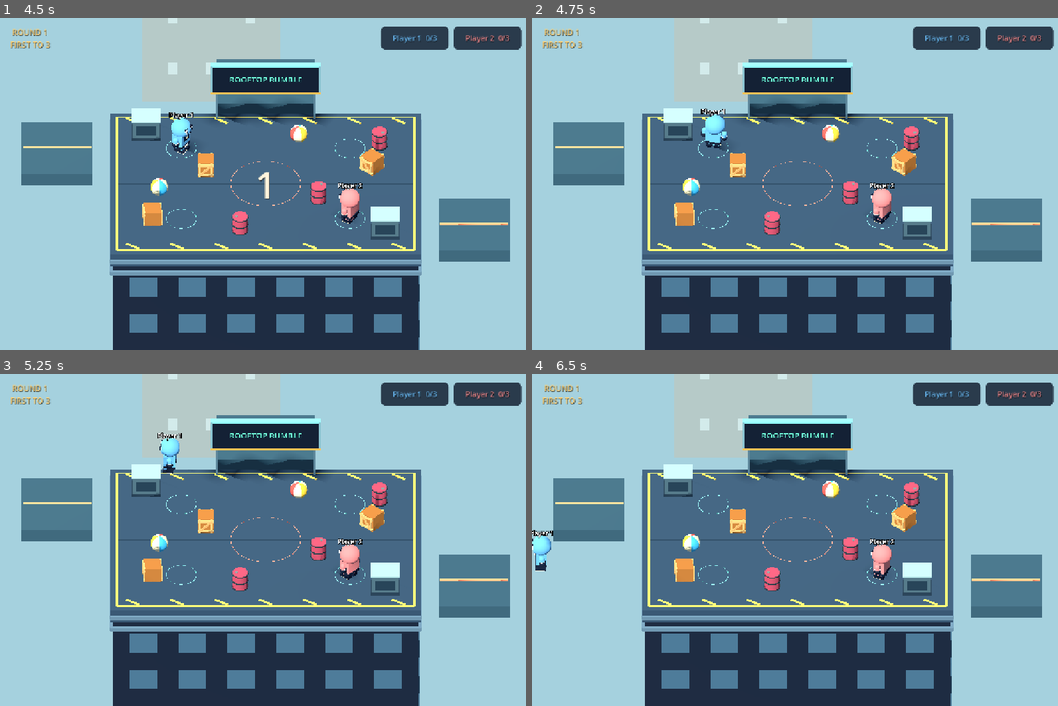
Above: before the commit, frames 1-4 (two rows, left to right).
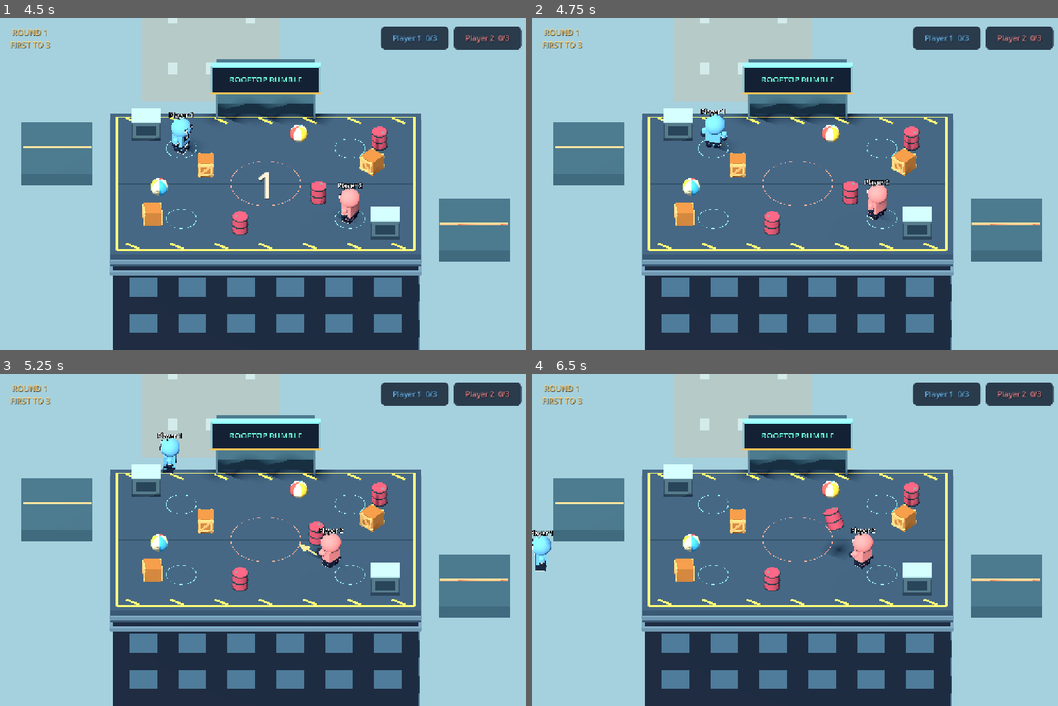
Above: after the commit, the same moments.

Repository: PuvaanRaaj/rooftop-rumble
Game: Godot game, scene res://scenes/main.tscn
The game is run twice, just before and just after one commit, with the same random seed, the same clock (stepped at 60 frames per second) and the same inputs.
Inputs (mouse positions are in pixels of both pictures, inside the frame that each line leads up to):
- Up to frame 1 (4.5 s): click "LET'S RUMBLE" at 0.5 s; click "START MATCH" at 1.25 s; tap Enter at 2, 4.25 s; move the mouse to (383, 167) at 2.02 s; hold D 2.03-2.78 s; hold F 2.03-2.78 s; click (383, 167) at 2.17 s; tap Space at 2.27, 3.02, 3.5 s; move the mouse to (157, 200) at 2.77 s; hold S 2.78-3.53 s; tap G at 2.85 s; move the mouse to (320, 110) at 3.52 s; hold D 3.53-4.28 s; hold E 3.53-4.28 s; move the mouse to (236, 250) at 4.27 s; hold W from 4.28 s (still down); tap Shift at 4.35 s; click (236, 250) at 4.42 s
- Up to frame 2 (4.75 s): keep holding W; tap Space at 4.52 s
- Up to frame 3 (5.25 s): move the mouse to (426, 589) at 5.02 s; release W at 5.03 s; hold A from 5.03 s (still down); hold K from 5.03 s (still down)
- Up to frame 4 (6.5 s): keep holding A; tap Space at 5.27, 6.02 s; move the mouse to (637, 490) at 5.77 s; release K at 5.78 s; tap L at 5.85 s

Frame 1 is identical in both runs. In frame 2, 0.4% of the frame differs, in the area x 61-69%, y 48-62%; in frame 3, 1.1%; in frame 4, 1.2%, in the area x 55-69%, y 40-63%.

Commit message:
feat(ai): make opponents commit to natural action plans
Restore normal movement speed and replace direct pursuit with prop seeking, attack preparation, committed aim, hesitation, sidesteps, and recovery. Use single player actions so dodges and interrupted pickups create real mistakes.

Validate full-speed parity, physical pickup/throw, dodgable aim, exclusive actions, and invalid target cleanup with 24 natural CPU checks. Full CPU matches and gameplay regressions passed.

Rollback: revert commit to restore previous beginner pacing.
Risk-Level: medium
AI-Agent: Codex (GPT-6)

Diff:
--- a/scripts/ai/bot_controller.gd
+++ b/scripts/ai/bot_controller.gd
@@ -1,45 +1,136 @@
 class_name RumbleBot
 extends RefCounted
-const MOVE_STRENGTH := 0.5
-const COMFORT_DISTANCE := 1.4
-const RETREAT_DISTANCE := 0.9
-var opening_time := 2.0
-var decision_time := 1.4
-var rest_time := 0.0
+
+# Plans remember positions, not the opponent's live input or velocity.
+enum Intent { ASSESS, SEEK_PROP, APPROACH_FIGHTER, ATTACK_WINDUP, AIM_THROW, RECOVER, REPOSITION }
+const MOVE_STRENGTH := 1.0
+var intent := Intent.ASSESS
+var intent_time := 0.0
+var destination := Vector3.ZERO
+var aim := Vector3.FORWARD
+var planned_action := "punch"
+var target: RumblePlayer
+var prop_target: RumbleProp
+var pickup_plan := false
+
 func sample(player: RumblePlayer, arena: RooftopArena, delta: float) -> Dictionary:
-	opening_time = maxf(0, opening_time - delta)
-	rest_time = maxf(0, rest_time - delta)
-	var target: RumblePlayer
+	var actions := {"move": Vector2.ZERO, "jump": false, "punch": false, "shove": false, "grab": false}
+	if not player.alive or not player.active: return actions
+	# Interrupted plans cannot fight stun or the existing throw animation.
+	if player.stun > 0 or player.throw_time >= 0 or player.followthrough > 0:
+		intent = Intent.RECOVER
+		intent_time = randf_range(0.3, 0.55)
+		return actions
+	intent_time -= delta
+	if is_instance_valid(player.grabbed_by):
+		if intent_time <= 0:
+			actions["punch"] = true
+			intent_time = randf_range(0.35, 0.65)
+		intent = Intent.RECOVER
+		return actions
+	if intent == Intent.SEEK_PROP and not _available_prop(prop_target, arena):
+		intent = Intent.ASSESS
+	if intent == Intent.ATTACK_WINDUP and pickup_plan and not _available_prop(prop_target, arena):
+		intent = Intent.ASSESS
+	if intent in [Intent.APPROACH_FIGHTER, Intent.ATTACK_WINDUP, Intent.AIM_THROW] and not _valid_target():
+		intent = Intent.ASSESS
+	if intent == Intent.ASSESS or (intent_time <= 0 and intent in [Intent.RECOVER, Intent.REPOSITION]):
+		_decide(player, arena)
+	var direction := Vector3.ZERO
+	if intent in [Intent.SEEK_PROP, Intent.APPROACH_FIGHTER, Intent.REPOSITION]:
+		var offset := _flat(destination - player.global_position)
+		var reach := 1.25 if intent == Intent.SEEK_PROP else 1.3
+		if intent == Intent.REPOSITION: reach = 0.35
+		if intent != Intent.REPOSITION and offset.length() <= reach:
+			pickup_plan = intent == Intent.SEEK_PROP
+			aim = offset.normalized() if offset.length() > 0.05 else player.facing
+			intent = Intent.ATTACK_WINDUP
+			intent_time = randf_range(0.22, 0.48)
+		elif intent_time <= 0:
+			# A chase burst ends with a short look around, even if it missed.
+			intent = Intent.RECOVER
+			intent_time = randf_range(0.16, 0.35)
+		elif offset.length() > reach:
+			direction = offset.normalized()
+	elif intent in [Intent.ATTACK_WINDUP, Intent.AIM_THROW]:
+		player.facing = aim
+		if intent == Intent.ATTACK_WINDUP: player.attack_pose = maxf(player.attack_pose, 0.08)
+		if intent_time <= 0:
+			if intent == Intent.AIM_THROW:
+				if _holding(player): actions["grab"] = true
+			else:
+				actions[planned_action] = true
+			intent = Intent.RECOVER
+			intent_time = randf_range(0.35, 0.7)
+	# Edge awareness overrides locomotion, never creates instant attacks.
+	if arena != null and direction != Vector3.ZERO and not arena.is_safe_position(player.global_position + direction * 1.2):
+		direction = _flat(-player.global_position).normalized()
+		intent = Intent.RECOVER
+		intent_time = randf_range(0.25, 0.45)
+	actions["move"] = Vector2(direction.x, direction.z) * MOVE_STRENGTH
+	return actions
+
+func _decide(player: RumblePlayer, arena: RooftopArena) -> void:
+	pickup_plan = false
+	target = null
 	var best := INF
 	for other in player.get_tree().get_nodes_in_group("fighters"):
-		if other != player and other.alive:
-			var distance: float = player.global_position.distance_to(other.global_position)
-			if distance < best:
-				best = distance
-				target = other
-	var direction := Vector3.ZERO
-	var resting := opening_time > 0 or rest_time > 0
-	if target != null and not resting:
-		if best > COMFORT_DISTANCE:
-			direction = (target.global_position-player.global_position).normalized()
-		elif best < RETREAT_DISTANCE:
-			direction = (player.global_position-target.global_position).normalized()
-	var safety_direction := direction
-	if safety_direction == Vector3.ZERO:
-		safety_direction = (player.global_position * Vector3(1,0,1)).normalized()
-	if arena != null and not arena.is_safe_position(player.global_position+safety_direction*1.3):
-		direction = (-player.global_position * Vector3(1,0,1)).normalized()
-	if target != null and direction == Vector3.ZERO and player.throw_time < 0 and player.followthrough <= 0:
-		player.facing = (target.global_position-player.global_position).normalized()
-	var actions := {"move":Vector2(direction.x,direction.z) * MOVE_STRENGTH,"jump":false,"punch":false,"shove":false,"grab":false}
-	# React only after reaching combat range; do not arrive with a queued instant hit.
-	if not resting and best < 1.9:
-		decision_time -= delta
-	if not resting and decision_time <= 0 and best < 1.9:
-		decision_time = randf_range(1.1,1.7)
-		rest_time = 0.5
-		actions["punch"] = true
-		actions["shove"] = randf() < 0.12
-		actions["grab"] = randf() < 0.05
-		if player.grabbed_by != null: actions["jump"] = true
-	return actions
+		if other == player or not other.alive: continue
+		var distance: float = player.global_position.distance_to(other.global_position)
+		if distance < best:
+			best = distance
+			target = other
+	if target == null:
+		intent = Intent.RECOVER
+		intent_time = 0.4
+		return
+	if _holding(player):
+		# Aim once and spend time lining up; a sidestep can beat this throw.
+		aim = _flat(target.global_position - player.global_position).normalized().rotated(Vector3.UP, randf_range(-0.2, 0.2))
+		intent = Intent.AIM_THROW
+		intent_time = randf_range(0.4, 0.75)
+		return
+	prop_target = null
+	var prop_distance := 7.0
+	for prop in player.get_tree().get_nodes_in_group("props"):
+		if not _available_prop(prop, arena): continue
+		var distance: float = player.global_position.distance_to(prop.global_position)
+		if distance < prop_distance:
+			prop_distance = distance
+			prop_target = prop
+	if prop_target != null and randf() < 0.55:
+		pickup_plan = true
+		destination = prop_target.global_position
+		planned_action = "grab"
+		intent = Intent.SEEK_PROP
+		intent_time = randf_range(0.5, 0.8)
+		return
+	prop_target = null
+	var choice := randf()
+	if choice < 0.15:
+		# Sometimes circle or hesitate instead of choosing the perfect attack.
+		var sideways := _flat(target.global_position - player.global_position).normalized().cross(Vector3.UP)
+		destination = player.global_position + sideways * (1.5 if randf() < 0.5 else -1.5)
+		intent = Intent.REPOSITION
+		intent_time = randf_range(0.4, 0.65)
+	elif choice < 0.25:
+		intent = Intent.RECOVER
+		intent_time = randf_range(0.3, 0.55)
+	else:
+		destination = target.global_position + Vector3(randf_range(-0.35, 0.35), 0, randf_range(-0.35, 0.35))
+		var attack_choice := randf()
+		planned_action = "grab" if attack_choice < 0.3 else ("shove" if attack_choice < 0.6 else "punch")
+		intent = Intent.APPROACH_FIGHTER
+		intent_time = randf_range(0.4, 0.75)
+
+func _valid_target() -> bool:
+	return is_instance_valid(target) and target.alive
+
+func _holding(player: RumblePlayer) -> bool:
+	return is_instance_valid(player.held_prop) or is_instance_valid(player.grabbed_target)
+
+func _available_prop(prop, arena: RooftopArena) -> bool:
+	return is_instance_valid(prop) and not prop.broken and not prop._break_pending and prop.carrier == null and (arena == null or arena.is_safe_position(prop.global_position))
+
+func _flat(value: Vector3) -> Vector3:
+	return value * Vector3(1, 0, 1)
--- a/tests/test_bot_pacing.gd
+++ b/tests/test_bot_pacing.gd
@@ -12,6 +12,12 @@
 func wait_frames(count: int) -> void:
 	for i in range(count): await physics_frame
 
+func combat_count(actions: Dictionary) -> int:
+	var count := 0
+	for key in ["punch", "shove", "grab"]:
+		if actions.get(key, false): count += 1
+	return count
+
 func _initialize() -> void:
 	call_deferred("run")
 
@@ -20,83 +26,200 @@
 	var floor_body := StaticBody3D.new()
 	var collision := CollisionShape3D.new()
 	var shape := BoxShape3D.new()
-	shape.size = Vector3(50, 1, 50)
+	shape.size = Vector3(60, 1, 60)
 	collision.shape = shape
 	floor_body.add_child(collision)
 	floor_body.position.y = -0.5
 	root.add_child(floor_body)
 	var human := RumblePlayer.new()
 	human.config = {"kind":"keyboard"}
-	human.position = Vector3(12, 0, -4)
+	human.position = Vector3(20, 0, -8)
 	root.add_child(human)
 	var cpu := RumblePlayer.new()
 	cpu.config = {"kind":"cpu"}
-	cpu.position = Vector3(-5, 0, -4)
+	cpu.position = Vector3(-8, 0, -8)
 	root.add_child(cpu)
 	await wait_frames(30)
 	human.active = true
 	cpu.active = true
 	human.input_override = {"move":Vector2.RIGHT}
-	cpu.bot.opening_time = 0
+	cpu.bot.intent = RumbleBot.Intent.APPROACH_FIGHTER
+	cpu.bot.intent_time = 5.0
+	cpu.bot.destination = human.global_position
+	cpu.bot.target = human
 	var human_start := human.position
 	var cpu_start := cpu.position
 	await wait_frames(30)
 	var human_travel := human.position.x - human_start.x
 	var cpu_travel := cpu.position.x - cpu_start.x
-	check(cpu_travel > 1 and human_travel > cpu_travel * 1.7, "Real CPU movement is about half human movement speed")
-	check(is_equal_approx(cpu.velocity.x, 2.9) and is_equal_approx(human.velocity.x, 5.8), "Human top speed stays unchanged")
+	check(absf(human_travel-cpu_travel) < 0.05, "CPU and human cover the same distance using real movement physics")
+	check(is_equal_approx(cpu.velocity.x, 5.8) and is_equal_approx(human.velocity.x, 5.8), "CPU retains the human's full top speed")
 	human.set_physics_process(false)
 	cpu.set_physics_process(false)
+	human.input_override = {}
 	human.position = Vector3(1.3, 0, 0)
 	cpu.position = Vector3.ZERO
-	var opening := RumbleBot.new()
-	var opening_clear := true
-	for i in range(119):
-		var actions := opening.sample(cpu, null, 1.0 / 60)
-		opening_clear = opening_clear and actions.move == Vector2.ZERO and not actions.punch and not actions.shove and not actions.grab
-	check(opening_clear, "Opening grace gives space even inside attack range")
-	var pacing := RumbleBot.new()
-	pacing.opening_time = 0
-	check(pacing.sample(cpu, null, 0.01).move == Vector2.ZERO, "CPU holds comfortable combat spacing")
-	check(cpu.facing.dot(Vector3.RIGHT) > 0.99, "Stationary CPU keeps facing its opponent")
+	cpu.velocity = Vector3.ZERO
+	var assessment := RumbleBot.new()
+	var opening := assessment.sample(cpu, null, 0.01)
+	check(combat_count(opening) == 0, "A nearby human is assessed rather than attacked on the first decision")
+
+	# A committed attack can miss: it cannot swivel to a target that dodges.
+	var committed := RumbleBot.new()
+	committed.target = human
+	committed.intent = RumbleBot.Intent.ATTACK_WINDUP
+	committed.intent_time = 0.2
+	committed.planned_action = "punch"
+	committed.aim = Vector3.RIGHT
+	cpu.facing = Vector3.RIGHT
+	var early := committed.sample(cpu, null, 0.1)
+	check(combat_count(early) == 0, "Attack preparation provides a visible reaction opportunity")
+	human.position = Vector3(-1.3, 0, 0)
+	var strike := committed.sample(cpu, null, 0.11)
+	check(strike.get("punch", false) and combat_count(strike) == 1, "Prepared melee commits one action")
+	check(cpu.facing.dot(Vector3.RIGHT) > 0.99, "Attack keeps its pre-dodge direction instead of tracking perfectly")
+	if strike.get("punch", false): cpu.attack(false)
+	check(human.stun == 0 and human.knockback == Vector3.ZERO, "Dodging behind a prepared punch avoids its real hit detection")
+	var recover_safe := true
+	for i in range(12):
+		recover_safe = recover_safe and combat_count(committed.sample(cpu, null, 1.0/60)) == 0
+	check(recover_safe, "A missed attack leaves recovery time without an immediate combo")
+
+	# Exercise the complete pickup and animated release using the player's real loop.
+	cpu.punch_cooldown = 0
+	cpu.grab_cooldown = 0
+	cpu.position = Vector3(-4, 0, 4)
+	cpu.velocity = Vector3.ZERO
+	human.position = Vector3(5, 0, 4)
+	var prop := RumbleProp.new()
+	prop.configure(1, Color.CORAL)
+	prop.position = Vector3(-2, 0.6, 4)
+	root.add_child(prop)
+	await wait_frames(20)
+	var prop_choices := 0
+	var non_chase_choices := 0
+	for decision in range(32):
+		var natural := RumbleBot.new()
+		natural.sample(cpu, null, 0.01)
+		if natural.intent == RumbleBot.Intent.SEEK_PROP: prop_choices += 1
+		if natural.intent in [RumbleBot.Intent.REPOSITION, RumbleBot.Intent.RECOVER]: non_chase_choices += 1
+	check(prop_choices > 0, "Default decisions sometimes seek nearby props")
+	check(non_chase_choices > 0, "Default decisions sometimes hesitate or reposition instead of always charging")
+	cpu.bot = RumbleBot.new()
+	cpu.bot.intent = RumbleBot.Intent.SEEK_PROP
+	cpu.bot.intent_time = 3.0
+	cpu.bot.prop_target = prop
+	cpu.bot.planned_action = "grab"
+	cpu.bot.destination = prop.global_position
+	cpu.bot.target = human
+	cpu.set_physics_process(true)
+	var sought_prop := false
+	var picked_up := false
+	for i in range(150):
+		await physics_frame
+		if cpu.position.x > -3.8: sought_prop = true
+		if cpu.held_prop == prop:
+			picked_up = true
+			break
+	check(sought_prop and picked_up and prop.carrier == cpu and prop.freeze, "CPU approaches and grabs a real prop rather than only rushing the human")
+	if picked_up:
+		cpu.set_physics_process(false)
+		cpu.bot.intent = RumbleBot.Intent.AIM_THROW
+		cpu.bot.intent_time = 0.25
+		cpu.bot.aim = Vector3.RIGHT
+		cpu.facing = Vector3.RIGHT
+		# Move the target sideways after the aim is committed.
+		human.position.z = 10
+		cpu.set_physics_process(true)
+		var saw_windup := false
+		var released := false
+		var release_velocity := Vector3.ZERO
+		for i in range(90):
+			await physics_frame
+			if cpu.throw_time >= 0 and prop.carrier == cpu: saw_windup = true
+			if prop.carrier == null and not prop.freeze:
+				released = true
+				release_velocity = prop.linear_velocity
+				break
+		check(saw_windup and released, "CPU uses the same grab, wind-up and physical release sequence as the human")
+		check(release_velocity.x > 10 and absf(release_velocity.z) < 0.1, "Committed throw travels along its old aim, allowing the human to dodge")
+		var launch := prop.global_position
+		await wait_frames(8)
+		check(prop.global_position.x > launch.x + 0.5, "CPU projectile actually moves under rigid-body physics")
+		check(human.stun == 0, "Dodged human is not magically hit by the thrown object")
+	cpu.set_physics_process(false)
+
+	var guarded := RumbleBot.new()
+	guarded.intent = RumbleBot.Intent.ATTACK_WINDUP
+	guarded.intent_time = 0
+	guarded.planned_action = "shove"
+	guarded.target = human
+	guarded.aim = Vector3.RIGHT
 	cpu.throw_time = 0.05
 	cpu.facing = Vector3.FORWARD
-	pacing.sample(cpu, null, 0.01)
-	check(cpu.facing == Vector3.FORWARD, "Stationary aiming preserves a throw's locked direction")
+	check(combat_count(guarded.sample(cpu, null, 0.1)) == 0 and cpu.facing == Vector3.FORWARD, "Pending throw prevents another action or aim mutation")
 	cpu.throw_time = -1
-	human.position.x = 0.8
-	check(pacing.sample(cpu, null, 0.01).move.x < 0, "CPU retreats instead of crowding overlapping opponents")
-	human.position.x = 1.3
-	var first_hit := -1
-	for i in range(120):
-		if pacing.sample(cpu, null, 1.0 / 60).punch:
-			first_hit = i
-			break
-	check(first_hit >= 60 and first_hit < 110, "First attack has a deliberate reaction delay")
-	var paused := true
-	for i in range(29):
-		var actions := pacing.sample(cpu, null, 1.0 / 60)
-		paused = paused and actions.move == Vector2.ZERO and not actions.punch and not actions.shove and not actions.grab
-	check(paused, "Attack is followed by half a second of breathing room")
+	cpu.followthrough = 0.1
+	check(combat_count(guarded.sample(cpu, null, 0.1)) == 0, "Throw follow-through cannot chain another attack")
+	cpu.followthrough = 0
+	cpu.stun = 0.5
+	check(combat_count(guarded.sample(cpu, null, 0.1)) == 0, "Stunned CPU cannot execute its queued attack")
+	cpu.stun = 0
+	cpu.active = false
+	check(combat_count(guarded.sample(cpu, null, 0.1)) == 0, "Inactive CPU cannot execute a queued attack")
+	cpu.active = true
+
+	var disposable := RumblePlayer.new()
+	root.add_child(disposable)
+	guarded.target = disposable
+	guarded.intent = RumbleBot.Intent.ATTACK_WINDUP
+	guarded.intent_time = 0
+	disposable.free()
+	check(combat_count(guarded.sample(cpu, null, 0.1)) == 0, "Freed target safely cancels a pending action")
+	var lost_prop := RumbleProp.new()
+	root.add_child(lost_prop)
+	lost_prop.position = cpu.position + Vector3.RIGHT * 0.8 + Vector3.UP * 0.5
+	guarded.intent = RumbleBot.Intent.SEEK_PROP
+	guarded.intent_time = 1
+	guarded.planned_action = "grab"
+	guarded.target = human
+	guarded.prop_target = lost_prop
+	guarded.destination = lost_prop.position
+	guarded.sample(cpu, null, 0.01)
+	guarded.intent_time = 0
+	lost_prop.take(human)
+	check(combat_count(guarded.sample(cpu, null, 0.01)) == 0, "A prop taken by another fighter cancels the prepared pickup")
+	lost_prop.release(Vector3.ZERO)
+	guarded.planned_action = "grab"
+	guarded.intent = RumbleBot.Intent.SEEK_PROP
+	guarded.intent_time = 1
+	guarded.prop_target = lost_prop
+	guarded.destination = lost_prop.position
+	guarded.sample(cpu, null, 0.01)
+	guarded.intent_time = 0
+	lost_prop.free()
+	check(combat_count(guarded.sample(cpu, null, 0.01)) == 0, "A disappearing prop safely cancels the prepared pickup")
 	var arena := RooftopArena.new()
 	arena._safe_rects.append(Rect2(-7,-5,14,10))
 	root.add_child(arena)
 	cpu.position = Vector3(6.5,0,0)
-	human.position = Vector3(5.2,0,0)
-	pacing.rest_time = 0.5
-	check(pacing.sample(cpu, arena, 0.01).move.x < 0, "Edge avoidance remains active during post-attack rest")
-	var grace_edge := RumbleBot.new()
-	check(grace_edge.sample(cpu, arena, 0.01).move.x < 0, "Edge avoidance remains active during opening grace")
-	cpu.position = Vector3(-3,0,0)
-	human.position = Vector3.ZERO
-	cpu.velocity = Vector3.ZERO
-	cpu.bot = RumbleBot.new()
-	cpu.bot.opening_time = 0
-	cpu.bot.decision_time = 100
-	cpu.set_physics_process(true)
-	await wait_frames(90)
-	check(cpu.position.distance_to(human.position) > 1.2 and cpu.position.distance_to(human.position) < 1.5, "Real pursuit stops before colliding with a stationary human")
-	if failures == 0: print("PASS: ", checks, " CPU pacing checks")
+	human.position = Vector3(12,0,0)
+	var edge := RumbleBot.new()
+	edge.intent = RumbleBot.Intent.APPROACH_FIGHTER
+	edge.intent_time = 2
+	edge.target = human
+	edge.destination = human.position
+	var edge_actions := edge.sample(cpu, arena, 0.01)
+	check(edge_actions.move.x < 0 and combat_count(edge_actions) == 0, "Committed chase still redirects away from an unsafe rooftop edge")
+	prop.queue_free()
+	var exclusive := true
+	var simulation := RumbleBot.new()
+	human.position = Vector3(1.3, 0, 0)
+	cpu.position = Vector3.ZERO
+	for i in range(1800):
+		exclusive = exclusive and combat_count(simulation.sample(cpu, null, 1.0/60)) <= 1
+	check(exclusive, "Extended decisions never punch, shove and grab simultaneously")
+	if failures == 0: print("PASS: ", checks, " natural CPU checks")
 	for node in root.get_children(): node.queue_free()
 	await process_frame
 	quit(1 if failures > 0 else 0)
Not shown, changed: .github/workflows/web-build.yml
Not shown, changed: AGENTS.md
Not shown, changed: ARCHITECTURE.md
Not shown, changed: GAME_DESIGN.md
Not shown, changed: README.md
Not shown, changed: memory/DECISIONS.md
